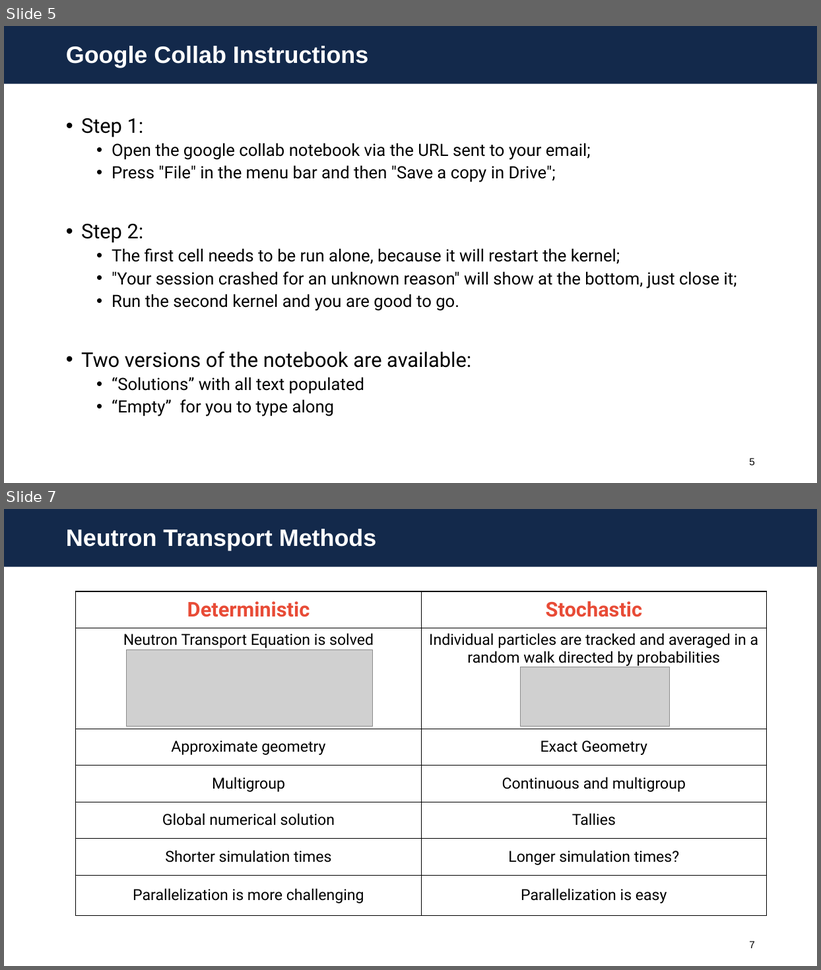
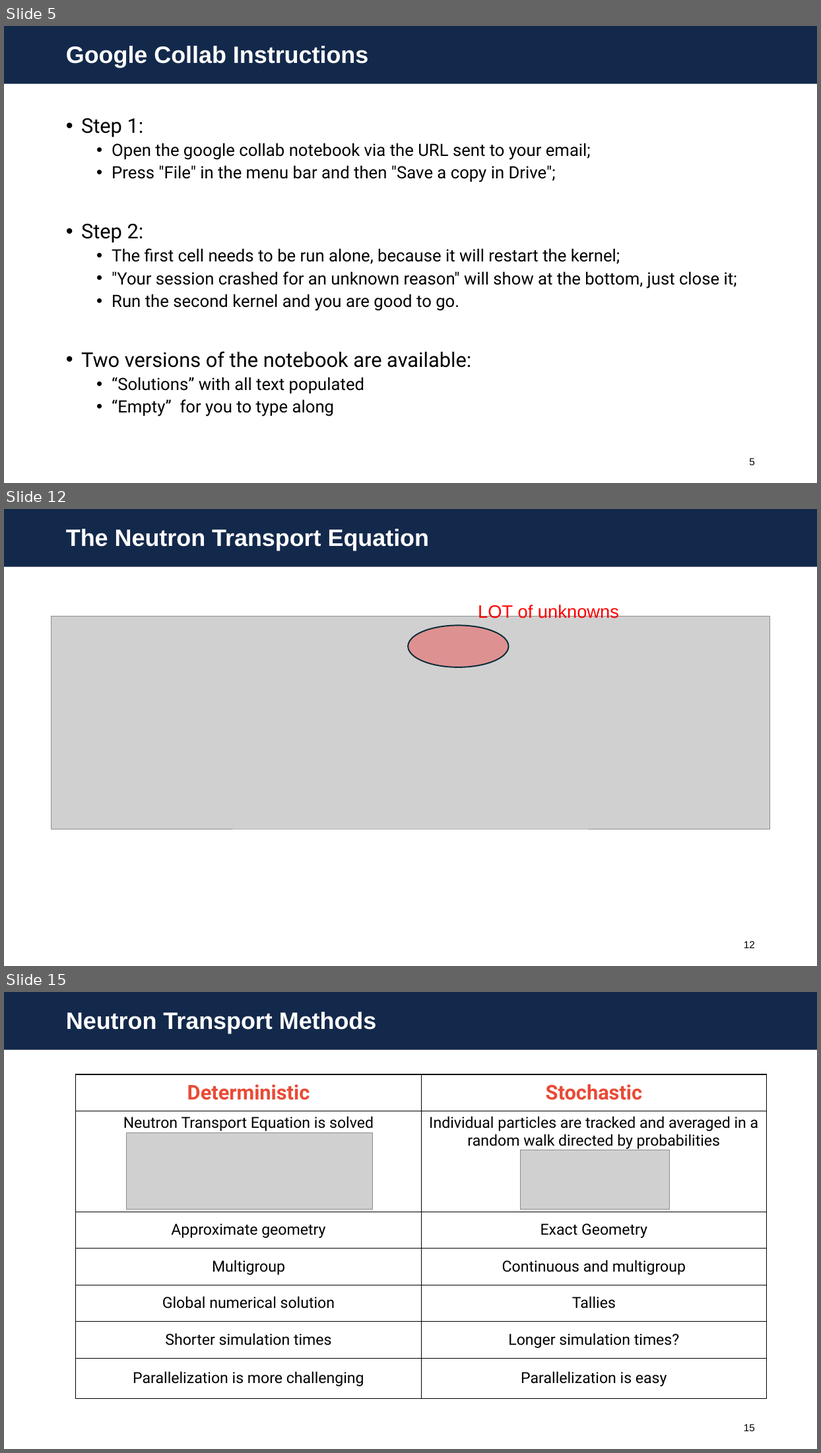
Before and after one commit to aprilnovak/openmc-education, a slide deck: intro/1-Theory.pptx. Shown one above the other, each under a label of ours: slides 5 and 7 before the commit, slides 5, 12 and 15 after it; the slides between them are not shown. The pictures are 821x970 and 821x1453 pixels, drawn with LibreOffice and Linux fonts; fonts in the diff are those of the drawing; grey boxes stand for pictures; background and template pictures are left out. Boxes give left, top, right and bottom in pixels: in the first picture for what was removed or moved away, otherwise in the second. Text is boxed around its words. In the diff, an @@ line names an element or a change of style, - is before the commit and + after.

```diff
--- a/intro/1-Theory.pptx
+++ b/intro/1-Theory.pptx
@@ slide 12 added at (4, 509, 817, 966), background #FFFFFF; not listed: 1 template element that a slide beside it also shows @@
@@ title added at (66, 529, 429, 551), 28 pt, text #FFFFFF, bold @@
+The Neutron Transport Equation
@@ text added at (478, 603, 619, 621), 21.3 pt, text #FF0000 @@
+LOT of unknowns
@@ picture added at (51, 617, 770, 829) @@
@@ ellipse added at (409, 626, 509, 667), fill #FF0000 at 30% opacity, outline #092A39 1.5 pt @@
@@ rectangle added at (44, 922, 145, 957), fill #FFFFFF @@
@@ page number added at (744, 941, 755, 949), 12 pt, text #000000 @@
+12
@@ what was slide 7 is now slide 15 @@
@@ page number at (744, 1424, 755, 1432): text changed @@
-7
+15
```
Also in this commit, not shown: 9 other slides added, 1 slide removed, 2 other files.
